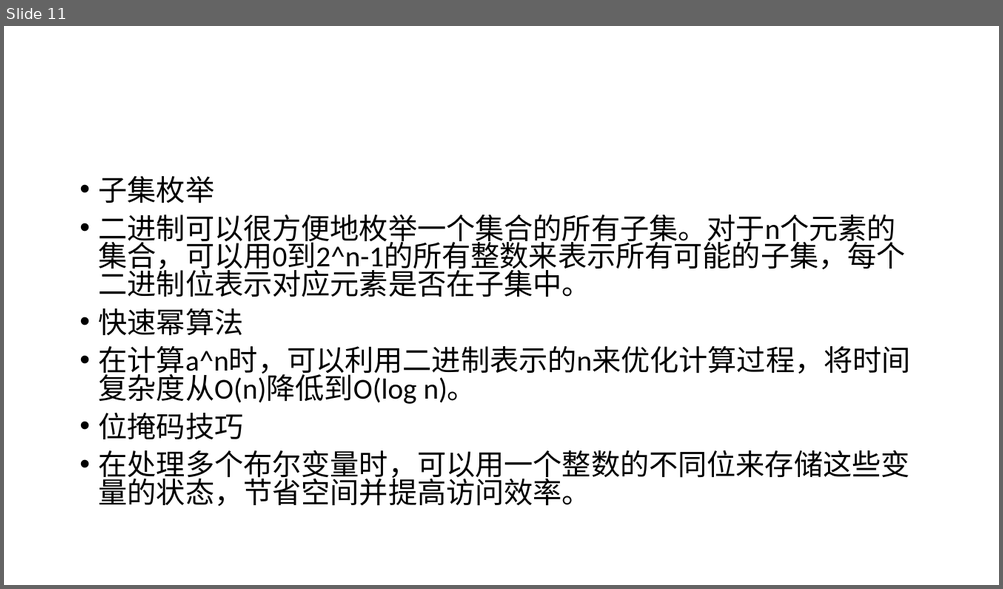
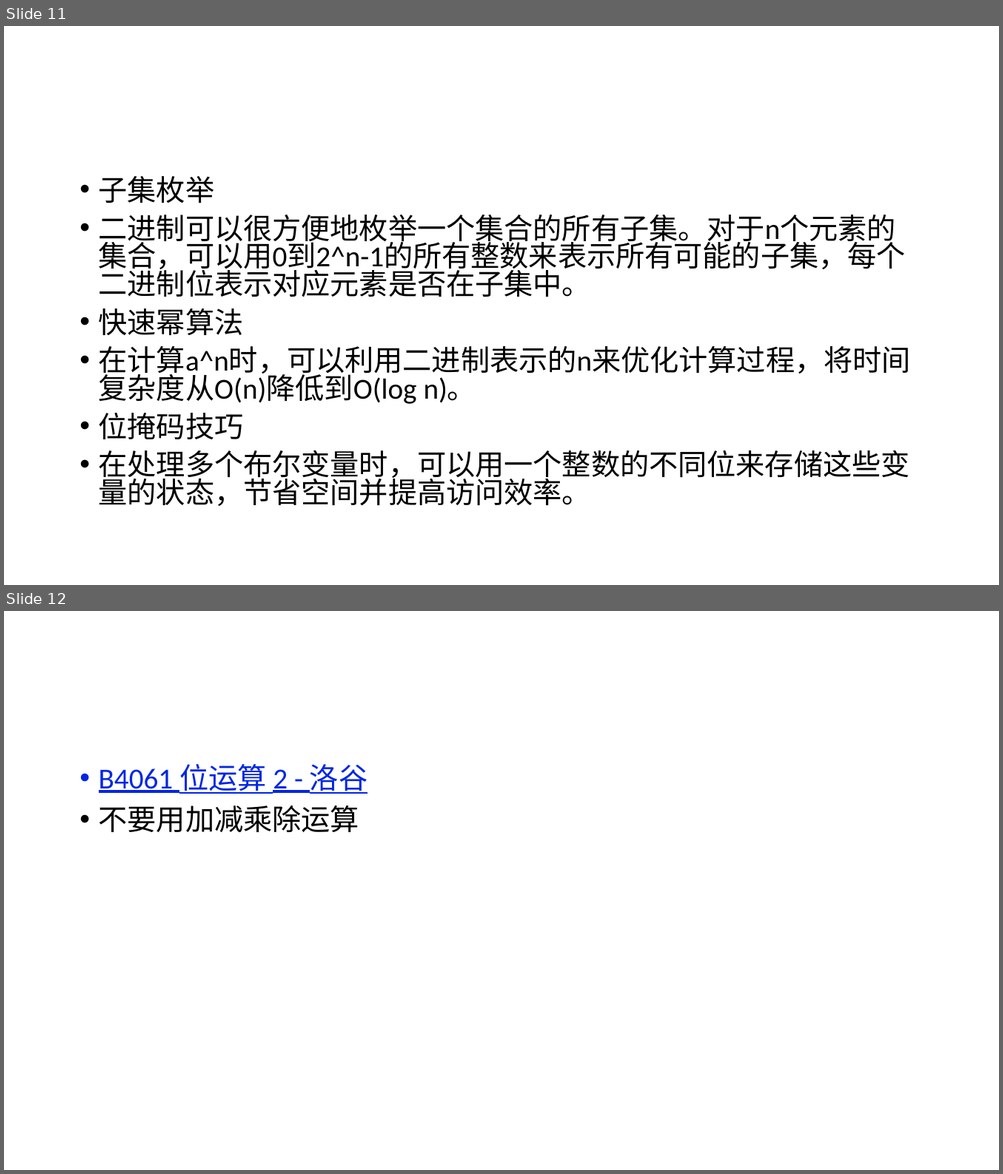
Before and after one commit to ztg-666/suanfa, a slide deck: 算法竞赛ppt/001_二进制和位运算.pptx. Shown one above the other, each under a label of ours: slide 11 before the commit, slides 11 and 12 after it. The pictures are 1003x589 and 1003x1174 pixels, drawn with LibreOffice and Linux fonts; fonts in the diff are those of the drawing. Boxes give left, top, right and bottom in pixels: in the first picture for what was removed or moved away, otherwise in the second. Text is boxed around its words. In the diff, an @@ line names an element or a change of style, - is before the commit and + after.

```diff
--- a/算法竞赛ppt/001_二进制和位运算.pptx
+++ b/算法竞赛ppt/001_二进制和位运算.pptx
@@ slide 12 added at <box>4,611,999,1170</box>, background #FFFFFF @@
@@ text added at <box>99,764,367,832</box>, 28 pt, text #0026E5, underline @@
+• B4061 位运算 2 - 洛谷
+• 不要用加减乘除运算
```
Also in this commit, not shown: 4 slides changed, 1 other slide added, 2 slides removed, 3 other files.
